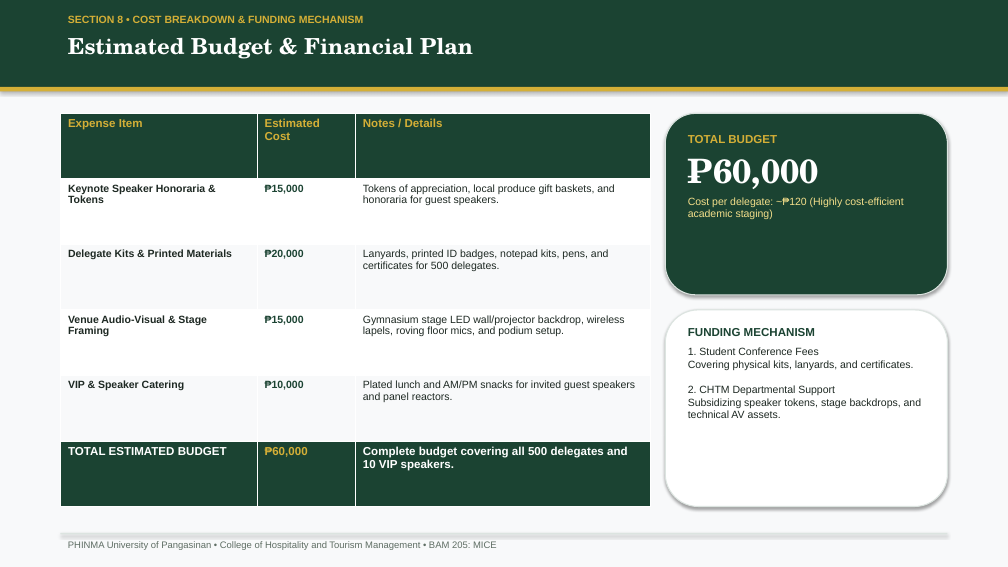
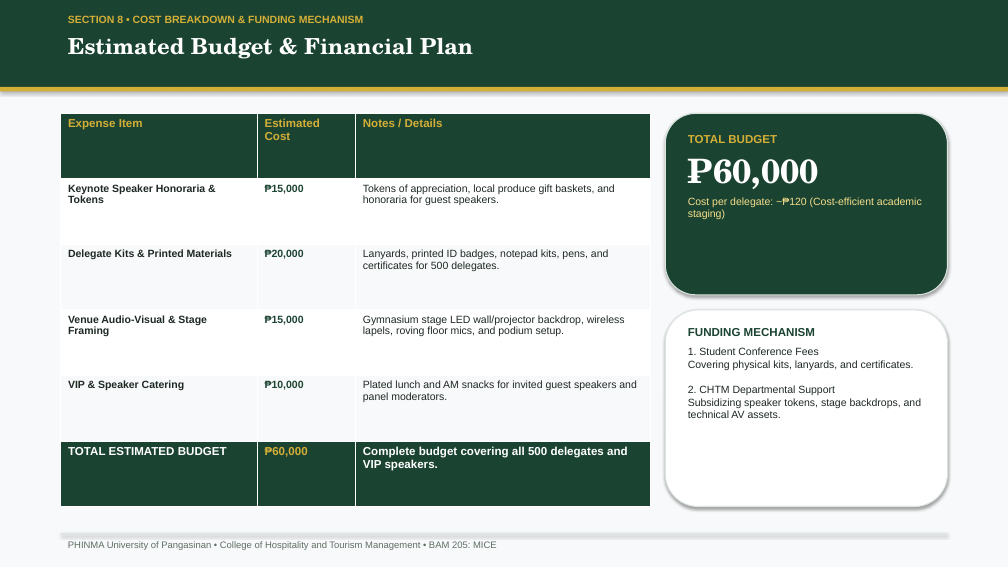
Before and after one commit to Yooxowie/PECS2026, a slide deck: slide 9 of PECS_2026_Animated_Presentation.pptx. Drawn at 1008x567 pixels with LibreOffice and Linux fonts; fonts in the diff are those of the drawing. Boxes give left, top, right and bottom in pixels: in the first picture for what was removed or moved away, otherwise in the second. Text is boxed around its words. In the diff, an @@ line names an element or a change of style, - is before the commit and + after.

```diff
--- a/PECS_2026_Animated_Presentation.pptx
+++ b/PECS_2026_Animated_Presentation.pptx
@@ table at (60,113,650,507) @@
-row 5, column 3: Plated lunch and AM/PM snacks for invited guest speakers and panel reactors.
+row 5, column 3: Plated lunch and AM snacks for invited guest speakers and panel moderators.
-row 6, column 3: Complete budget covering all 500 delegates and 10 VIP speakers.
+row 6, column 3: Complete budget covering all 500 delegates and VIP speakers.
@@ text at (688,197,922,219): text changed @@
-Cost per delegate: ~₱120 (Highly cost-efficient academic staging)
+Cost per delegate: ~₱120 (Cost-efficient academic staging)
```
Also in this commit, not shown: 14 other slides changed, 5 other files.
